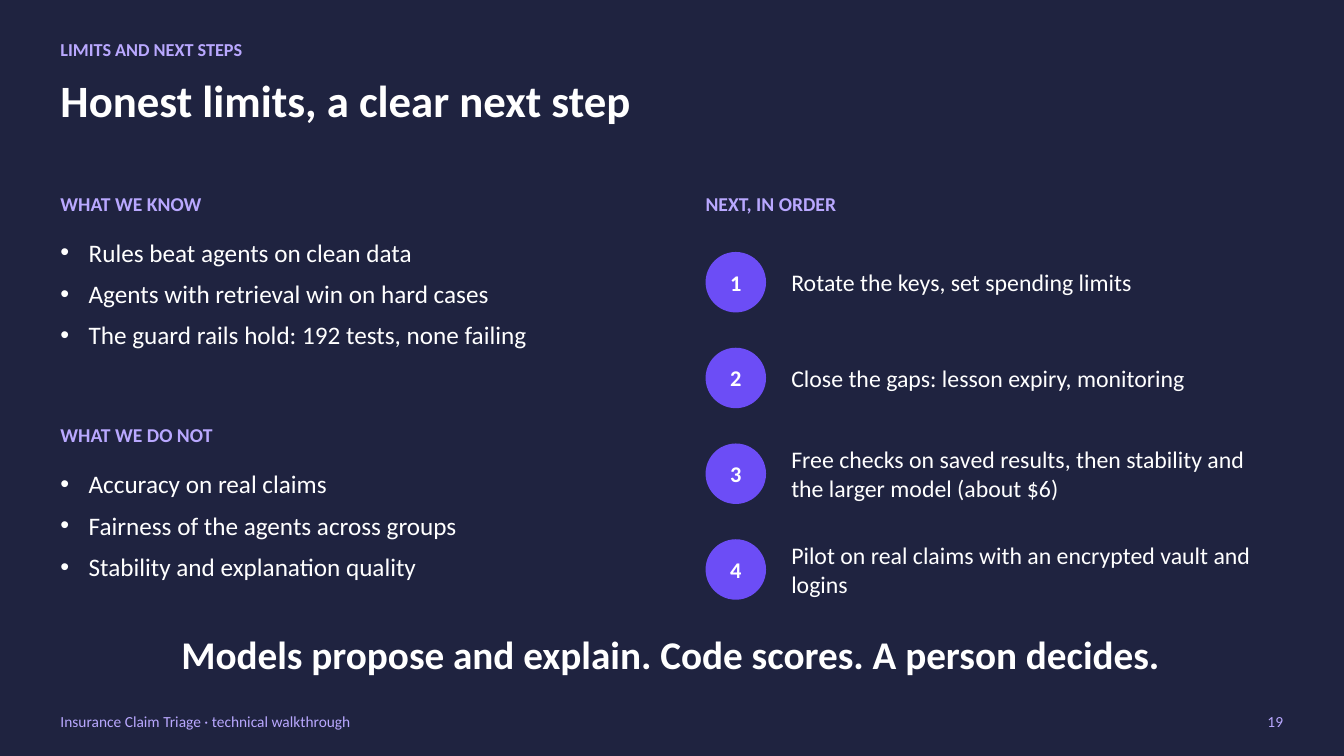
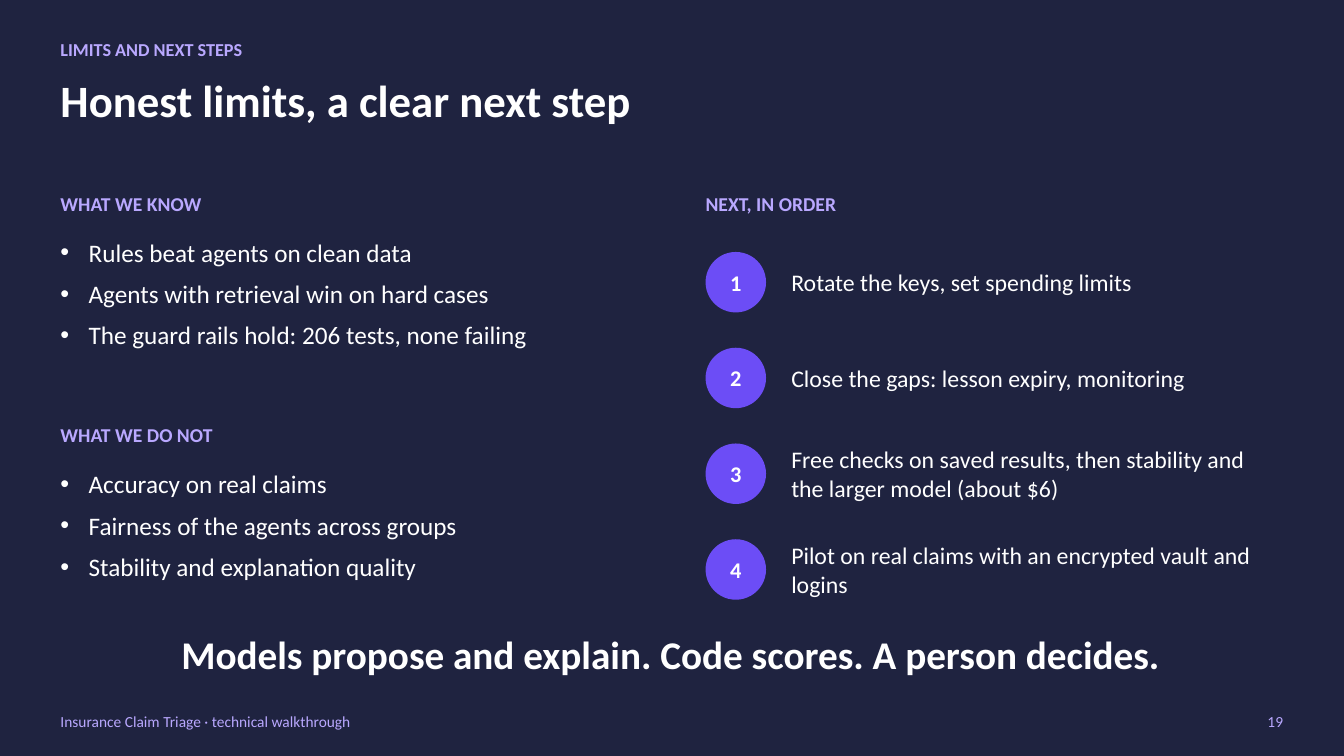
Before and after one commit to Gaurav-Chavan/GenAI_Learnings, a slide deck: slide 19 of Maven-MasteringAgenticAI/Team_Project/docs/Insurance_Claim_Triage_Technical_Deck.pptx. Drawn at 1344x756 pixels with LibreOffice and Linux fonts; fonts in the diff are those of the drawing. Boxes give left, top, right and bottom in pixels: in the first picture for what was removed or moved away, otherwise in the second. Text is boxed around its words. In the diff, an @@ line names an element or a change of style, - is before the commit and + after.

```diff
--- a/Maven-MasteringAgenticAI/Team_Project/docs/Insurance_Claim_Triage_Technical_Deck.pptx
+++ b/Maven-MasteringAgenticAI/Team_Project/docs/Insurance_Claim_Triage_Technical_Deck.pptx
@@ text at box(89, 326, 527, 349): text changed @@
-• The guard rails hold: 192 tests, none failing
+• The guard rails hold: 206 tests, none failing
```
